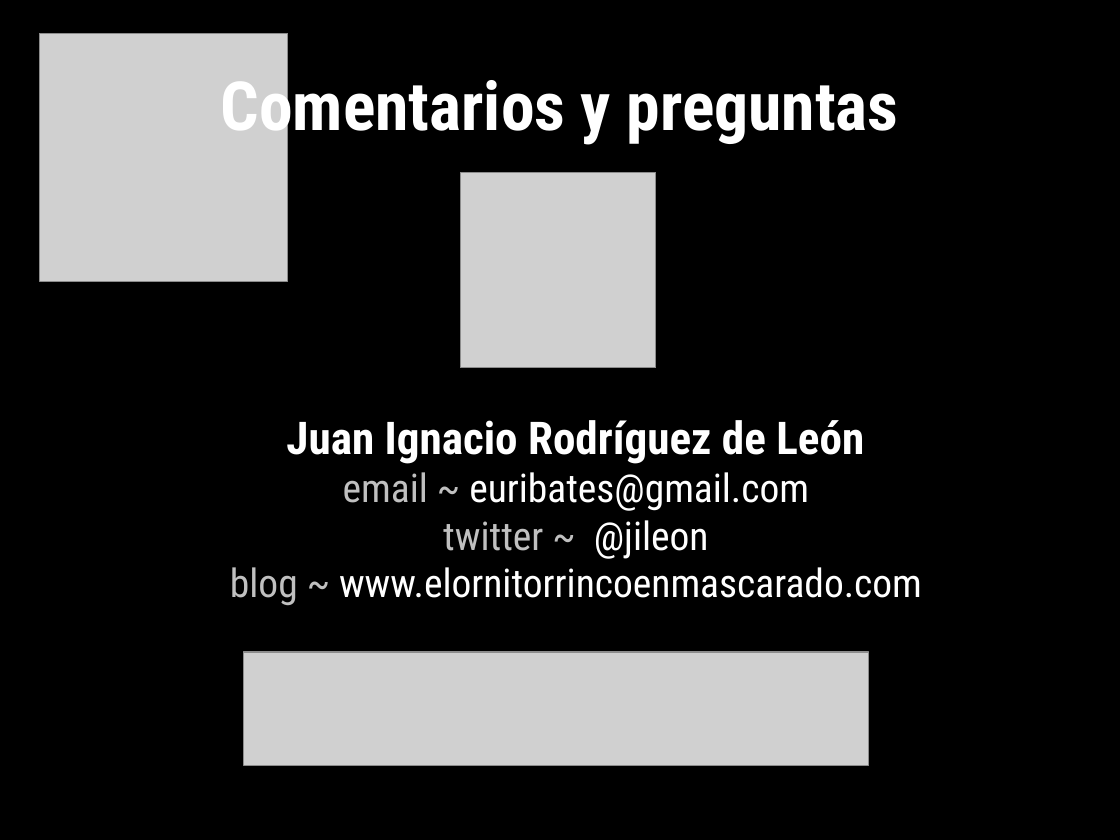
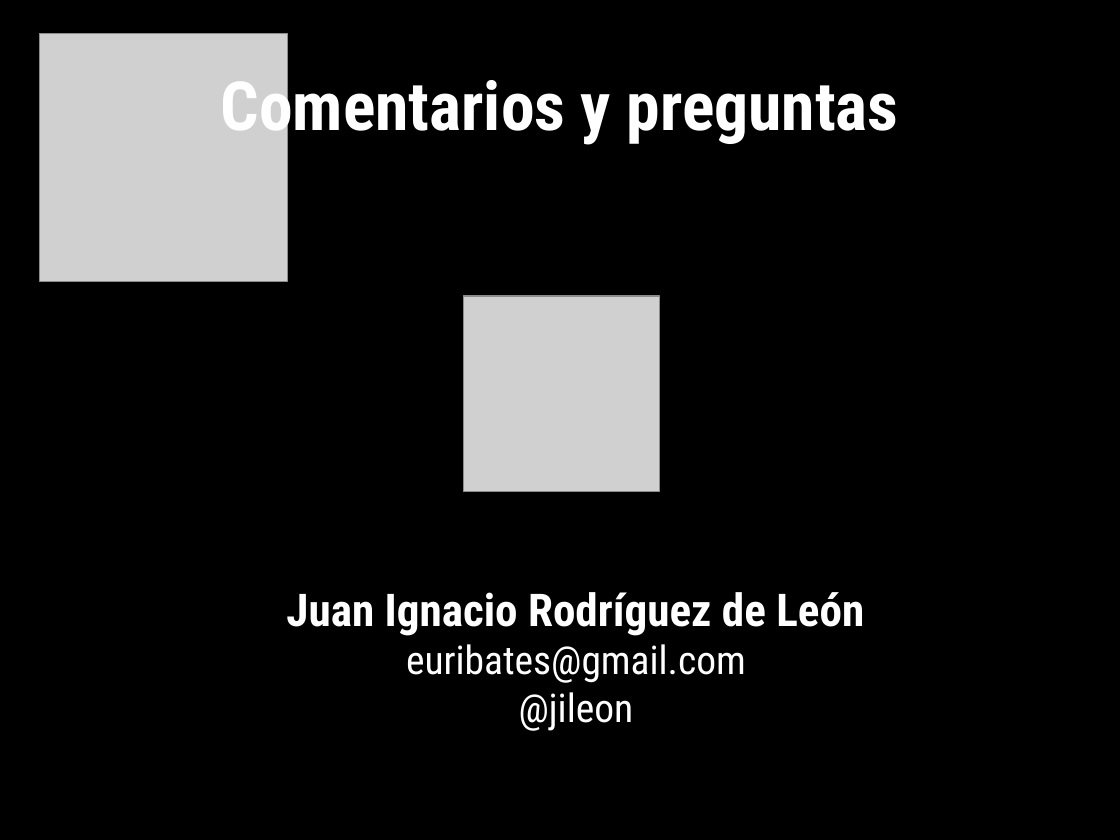
Before and after one commit to euribates/curso-django, a slide deck: slide 112 of presentacion/curso_django.odp (slide 100 before the commit). Drawn at 1120x840 pixels with LibreOffice and Linux fonts; fonts in the diff are those of the drawing; grey boxes stand for pictures. Boxes give left, top, right and bottom in pixels: in the first picture for what was removed or moved away, otherwise in the second. Text is boxed around its words. In the diff, an @@ line names an element or a change of style, - is before the commit and + after.

```diff
--- a/presentacion/curso_django.odp
+++ b/presentacion/curso_django.odp
@@ picture: place and size @@
-picture at (460, 173, 657, 369)
+picture at (464, 296, 661, 492)
@@ text "Juan Ignacio Rodríguez de León": place and size @@
-text "Juan Ignacio Rodríguez de León" at (230, 420, 922, 606)
+text "Juan Ignacio Rodríguez de León" at (286, 592, 864, 731)
@@ picture removed at (244, 652, 869, 766) @@
@@ text at (406, 644, 746, 731): text changed @@
-email ~ euribates@gmail.com
-twitter ~ @jileon
-blog ~ www.elornitorrincoenmascarado.com
+euribates@gmail.com
+@jileon
```
Also in this commit, not shown: 31 other slides changed, 14 slides added, 2 slides removed, 11 other files.
